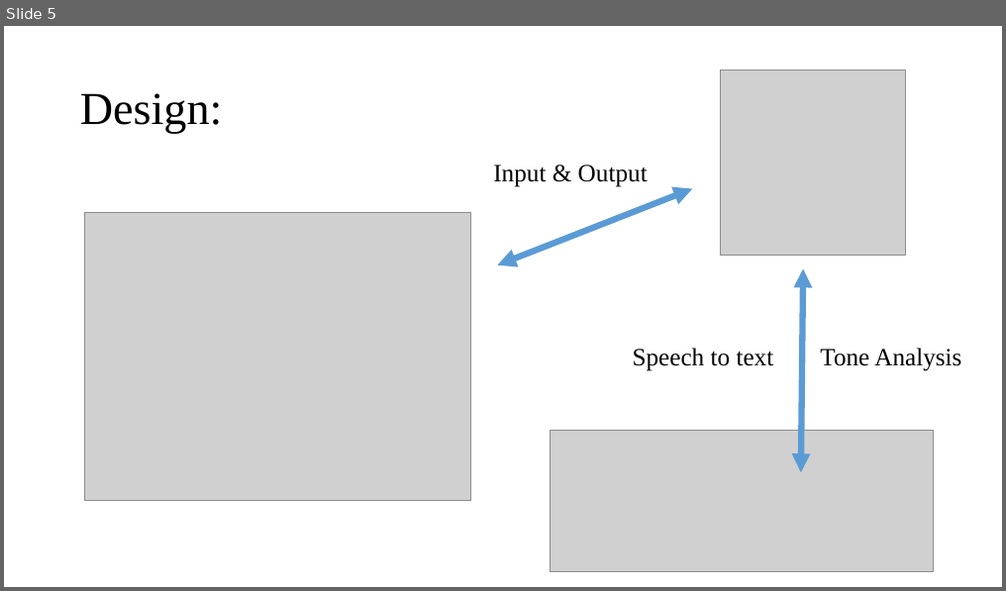
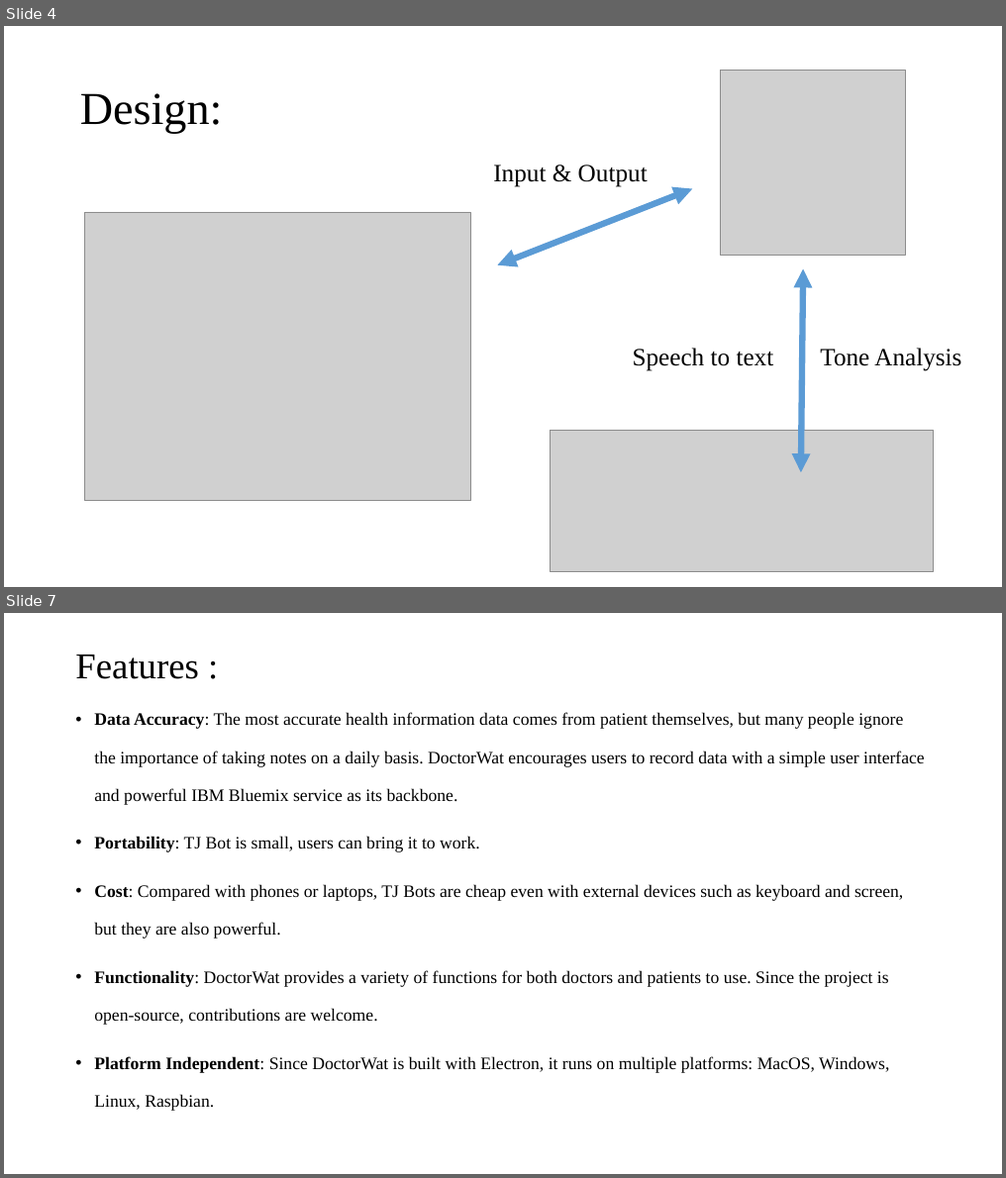
Before and after one commit to wilsonandusa/DoctorWat, a slide deck: Presentation.pptx. Shown one above the other, each under a label of ours: slide 5 before the commit, slides 4 and 7 after it; the slides between them are not shown. The pictures are 1006x591 and 1006x1178 pixels, drawn with LibreOffice and Linux fonts; fonts in the diff are those of the drawing; grey boxes stand for pictures. Boxes give left, top, right and bottom in pixels: in the first picture for what was removed or moved away, otherwise in the second. Text is boxed around its words. In the diff, an @@ line names an element or a change of style, - is before the commit and + after.

```diff
--- a/Presentation.pptx
+++ b/Presentation.pptx
@@ slide 7 added at box(4, 613, 1002, 1174), background #FFFFFF @@
@@ title added at box(75, 655, 198, 679), 35 pt, text #000000 @@
+Features :
@@ text added at box(94, 712, 925, 1111), 16.8 pt, text #000000 @@
+• Data Accuracy: The most accurate health information data comes from patient themselves, but many people ignore the importance of taking notes on a daily basis. DoctorWat encourages users to record data with a simple user interface and powerful IBM Bluemix service as its backbone.
+• Portability: TJ Bot is small, users can bring it to work.
+• Cost: Compared with phones or laptops, TJ Bots are cheap even with external devices such as keyboard and screen, but they are also powerful.
+• Functionality: DoctorWat provides a variety of functions for both doctors and patients to use. Since the project is open-source, contributions are welcome.
+• Platform Independent: Since DoctorWat is built with Electron, it runs on multiple platforms: MacOS, Windows, Linux, Raspbian.
@@ what was slide 5 is now slide 4 @@
```
Also in this commit, not shown: 3 slides changed, 3 other slides added, 1 slide removed, 1 other file.
